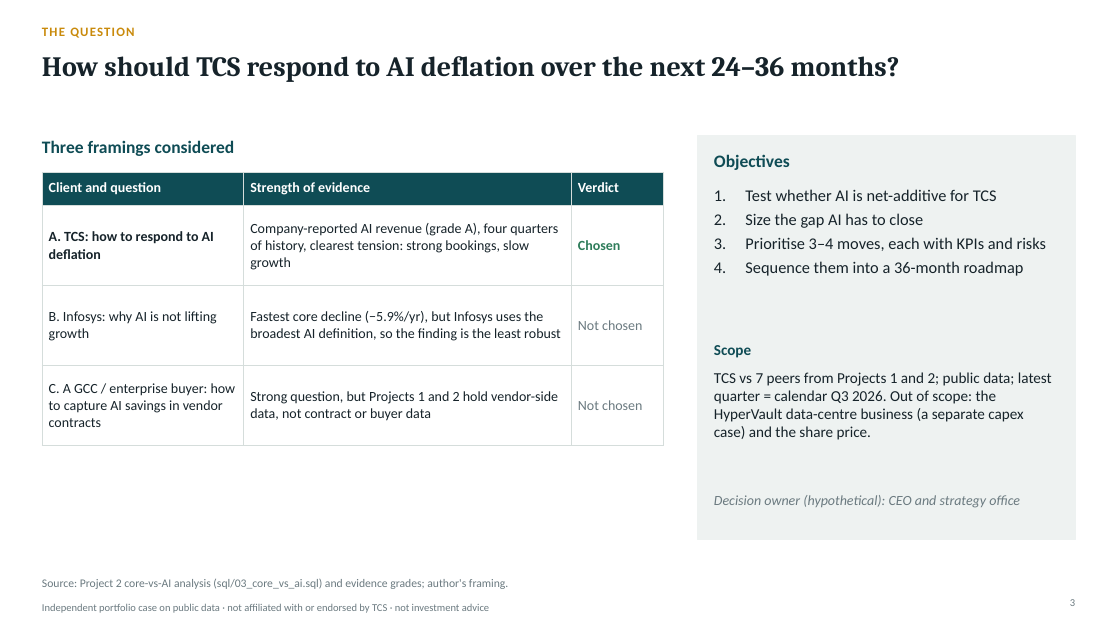
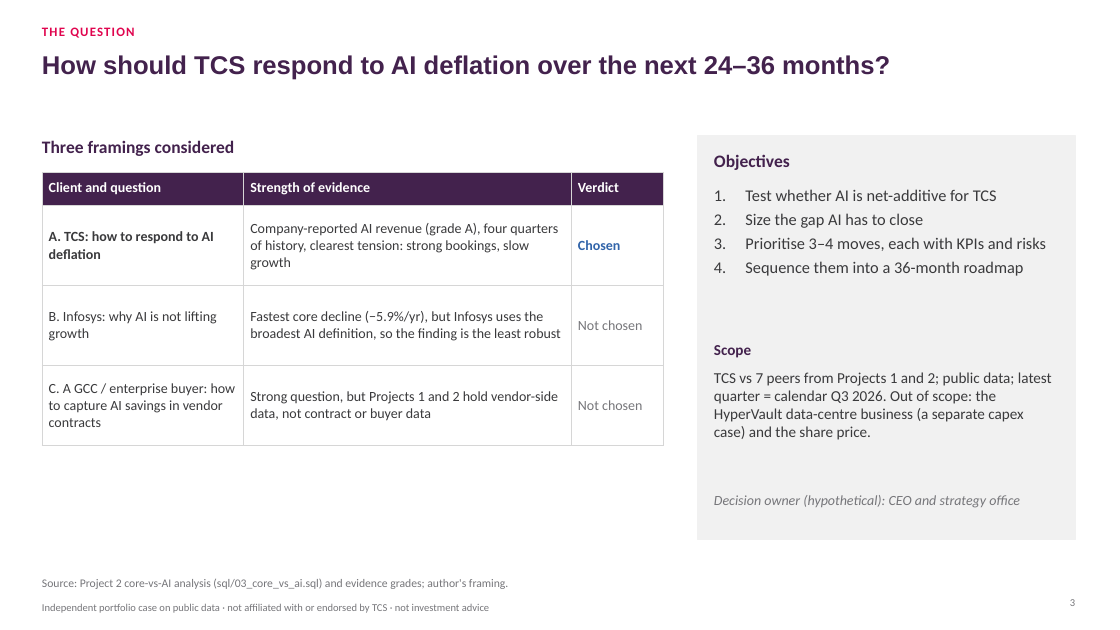
Before and after one commit to lokpriye96/ai-consulting-report-genai-services, a slide deck: slide 3 of outputs/TCS_AI_Deflation_Strategy.pptx. Drawn at 1120x630 pixels with LibreOffice and Linux fonts; fonts in the diff are those of the drawing. Boxes give left, top, right and bottom in pixels: in the first picture for what was removed or moved away, otherwise in the second. Text is boxed around its words. In the diff, an @@ line names an element or a change of style, - is before the commit and + after.

```diff
--- a/outputs/TCS_AI_Deflation_Strategy.pptx
+++ b/outputs/TCS_AI_Deflation_Strategy.pptx
@@ text "THE QUESTION" at (42,27,134,38): text colour #C98A0B to #E0044E @@
@@ title "How should TCS respond to ..." at (42,55,890,80): size 24 to 22 pt, font Cambria to Arial, text colour #16232A to #43224D @@
@@ rectangle at (697,136,1075,539): fill #EEF2F1 to #F1F1F1; outline #EEF2F1 1 pt to #F1F1F1 1 pt @@
@@ table at (42,172,664,431) @@
@@ fill #0F4C55 to #43224D in row 1 @@
@@ text colour #16232A to #3A3A3C in "A. TCS: how to respond to AI ...", "Company-reported AI revenue (grade A), four quarters ...", "B. Infosys: why AI is not lifting ...", "Fastest core decline (−5.9%/yr), but Infosys uses ..." and 2 more places @@
@@ text colour #2F7D5B to #3265AA in "Chosen" @@
@@ text colour #6B7A80 to #76767A in "Not chosen", "Not chosen" @@
@@ borders changed @@
@@ text "Test whether AI is net-additive ..." at (745,189,1047,276): text colour #16232A to #3A3A3C @@
@@ text colour #0F4C55 to #43224D in 3 elements at (42,140,235,156), (714,154,790,170), (714,345,751,358) @@
@@ text "TCS vs 7 peers from ..." at (714,372,1052,440): text colour #16232A to #3A3A3C @@
```
Also in this commit, not shown: 12 other slides changed, 21 other files.
